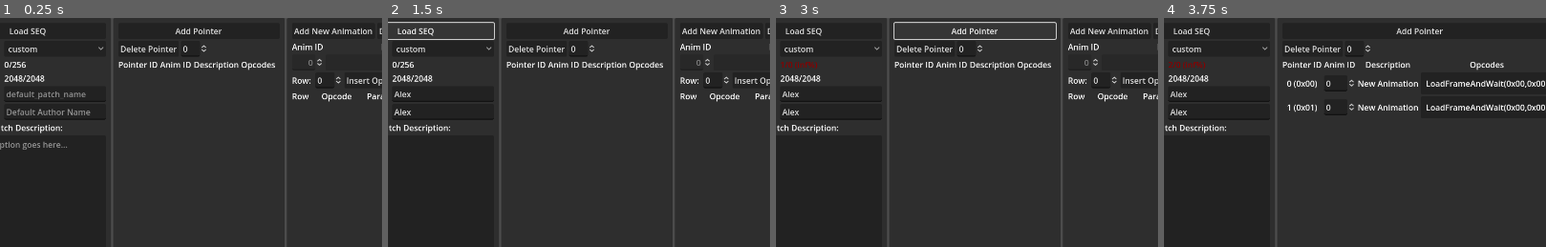
Above: before the commit, frames 1-4 (left to right).
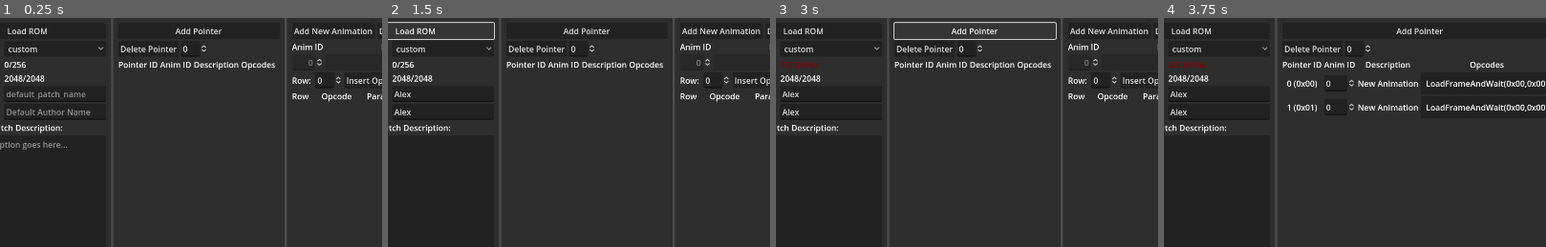
Above: after the commit, the same moments.

Repository: mrgudenheim/fftae
Game: Godot game, scene res://src/main.tscn
The game is run twice, just before and just after one commit, with the same random seed, the same clock (stepped at 60 frames per second) and the same inputs.
Inputs (mouse positions are % of the whole screen's width and height, from its top left):
- Up to frame 1 (0.25 s): no input
- Up to frame 2 (1.5 s): click (14, 17) at 0.52 s; type "Alex" at 0.6 s; click (14, 20) at 0.75 s; type "Alex" at 0.83 s; click (11, 58) at 0.98 s; type "Alex" at 1.07 s; click (11, 3) at 1.25 s, where only the run before the commit has a clickable "Load SEQ"
- Up to frame 3 (3 s): click (11, 3) at 2 s, where only the run after the commit has a clickable "Load ROM"; click "Add Pointer" at 2.75 s
- Up to frame 4 (3.75 s): click "Add New Animation" at 3.5 s
The pictures show only the part of the screen within x 7-57%, y 0-50%; the shares and areas given below are measured in that part.

The runs differ from the first frame. In frame 1, 0.2% of the frame differs, in the area x 2-13%, y 4-8%; in frame 2, 0.2%; in frame 3, 0.2%; in frame 4, 0.2%.
Error before the commit: Out of bounds get index '0' (on base: 'Array[Sequence]') (res://src/main.gd:215)
Error after the commit: Out of bounds get index '0' (on base: 'Array[Sequence]') (res://src/main.gd:249)

Commit message:
added getting file_record data from rom

Diff:
--- /dev/null
+++ b/src/file_formats/file_record.gd
@@ -0,0 +1,27 @@
+class_name FileRecord
+
+# http://wiki.osdev.org/ISO_9660#Directories
+const OFFSET_RECORD_LENGTH: int = 0
+const OFFSET_SECTOR_LOCATION: int = 2 # 8 bytes both-endian
+const OFFSET_SIZE: int = 10 # 8 bytes both-endian
+const OFFSET_FLAGS: int = 25
+const OFFSET_NAME_LENGTH: int = 32 # in num characters, includes the ending characters ';1', so actual file name length is 2 shorter
+const OFFSET_NAME: int = 33
+
+var record_length: int = 0
+var sector_location: int = 0
+var size: int = 0
+var flags: int = 0
+var name_length: int = 0 # in num characters, includes the ending characters ';1', so actual file name length is 2 shorter
+var name: String = ""
+
+func _init(record: PackedByteArray) -> void:
+	record_length = record.decode_u8(OFFSET_RECORD_LENGTH)
+	sector_location = record.decode_u32(OFFSET_SECTOR_LOCATION)
+	size = record.decode_u32(OFFSET_SIZE)
+	flags = record.decode_u8(OFFSET_FLAGS)
+	name_length = record.decode_u8(OFFSET_NAME_LENGTH)
+	name = record.slice(OFFSET_NAME, OFFSET_NAME + name_length - 2).get_string_from_ascii()
+
+func _to_string() -> String:
+	return name + ": " + str(sector_location) + "," + str(size)
--- a/src/main.gd
+++ b/src/main.gd
@@ -2,8 +2,10 @@
 extends Control
 
 static var ae: FFTae
+static var rom:PackedByteArray = []
 
 @export var settings_ui: SettingsUi
+@export var load_rom_dialog: FileDialog
 @export var load_file_dialog: FileDialog
 @export var save_xml_button: Button
 @export var save_xml_dialog: FileDialog
@@ -22,9 +24,14 @@
 
 # (sector location * bytes_per_sector) + bytes_per_sector_header
 # https://ffhacktics.com/wiki/BATTLE/
-static var metadata_start_sector: int = 56436
-
-# location in full ROM
+static var directory_start_sector: int = 56436
+static var directory_data_sectors: PackedInt32Array = [56436, 56437, 56438, 56439, 56440, 56441]
+const OFFSET_RECORD_DATA_START: int = 0x60
+var file_records: Dictionary = {}
+
+# location of file size (4 bytes) in full ROM
+# the 4 bytes after are also the file size, but in big-endian format
+# sector location (aka LBA) of the file is the 8 bytes before this (both-endian format)
 var seq_metadata_size_offsets: Dictionary = {
 	"arute": 0x07e96dd0,
 	"cyoko": 0x07e97100,
@@ -80,15 +87,15 @@
 	bytes_per_sector = data_bytes_per_sector + bytes_per_sector_header + bytes_per_sector_footer
 	for key: String in seq_metadata_size_offsets.keys():
 		var sector: int = seq_metadata_size_offsets[key] / bytes_per_sector
-		var sector_delta: int = sector - metadata_start_sector
+		var sector_delta: int = sector - directory_start_sector
 		var sector_split_bytes: int = sector_delta * (bytes_per_sector_header + bytes_per_sector_footer)
-		seq_metadata_size_offsets[key] = seq_metadata_size_offsets[key] - (metadata_start_sector * bytes_per_sector) - sector_split_bytes - bytes_per_sector_header
+		seq_metadata_size_offsets[key] = seq_metadata_size_offsets[key] - (directory_start_sector * bytes_per_sector) - sector_split_bytes - bytes_per_sector_header
 
 	for key: String in shp_metadata_size_offsets.keys():
 		var sector: int = shp_metadata_size_offsets[key] / bytes_per_sector
-		var sector_delta: int = sector - metadata_start_sector
+		var sector_delta: int = sector - directory_start_sector
 		var sector_split_bytes: int = sector_delta * (bytes_per_sector_header + bytes_per_sector_footer)
-		shp_metadata_size_offsets[key] = shp_metadata_size_offsets[key] - (metadata_start_sector * bytes_per_sector) - sector_split_bytes - bytes_per_sector_header
+		shp_metadata_size_offsets[key] = shp_metadata_size_offsets[key] - (directory_start_sector * bytes_per_sector) - sector_split_bytes - bytes_per_sector_header
 
 	settings_ui.patch_type_options.clear()
 	settings_ui.patch_type_options.add_item("custom")
@@ -97,25 +104,52 @@
 		settings_ui.patch_type_options.add_item(key)
 
 
+func _on_load_rom_pressed() -> void:
+	load_rom_dialog.visible = true
+
+
 func _on_load_rom_dialog_file_selected(path: String) -> void:
-
-	# for each SEQ in ROM
-	seq = Seq.new()
-	seq.set_data_from_seq_file(path)
-
-	# for each SHP in ROM
-	var shp = Shp.new()
-
-
-	# for each SPR in ROM
-	# create bmp?
-
-	settings_ui.on_seq_data_loaded(seq)
-	save_xml_button.disabled = false
-	save_seq_button.disabled = false
-
-	populate_animation_list(animation_list_container, seq)
-	populate_opcode_list(opcode_list_container, settings_ui.animation_name_options.selected)
+	rom = FileAccess.get_file_as_bytes(path)
+
+	file_records.clear()
+	for directory_sector: int in directory_data_sectors:
+		var offset_start: int = 0
+		if directory_sector == directory_data_sectors[0]:
+			offset_start = OFFSET_RECORD_DATA_START
+		var directory_start: int = directory_sector * bytes_per_sector
+		var directory_data: PackedByteArray = rom.slice(directory_start, directory_start + data_bytes_per_sector + bytes_per_sector_header)
+
+		var byte_index: int = offset_start + bytes_per_sector_header
+		while byte_index < data_bytes_per_sector + bytes_per_sector_header:
+			var record_length: int = directory_data.decode_u8(byte_index)
+			var record_data: PackedByteArray = directory_data.slice(byte_index, byte_index + record_length)
+			var record: FileRecord = FileRecord.new(record_data)
+			file_records[record.name] = record
+
+			byte_index += record_length
+			if directory_data.decode_u8(byte_index) == 0: # end of data, rest of sector will be padded with zeros
+				break
+
+	for record: FileRecord in file_records.values():
+		push_warning(record.to_string())
+
+	## for each SEQ in ROM
+	#seq = Seq.new()
+	#seq.set_data_from_seq_file(path)
+	#
+	## for each SHP in ROM
+	#var shp := Shp.new()
+	#
+	#
+	## for each SPR in ROM
+	## create bmp?
+	#
+	#settings_ui.on_seq_data_loaded(seq)
+	#save_xml_button.disabled = false
+	#save_seq_button.disabled = false
+	#
+	#populate_animation_list(animation_list_container, seq)
+	#populate_opcode_list(opcode_list_container, settings_ui.animation_name_options.selected)
 
 
 func _on_load_seq_pressed() -> void:
@@ -149,7 +183,7 @@
 
 	var seq_file: String = settings_ui.patch_type_options.get_item_text(settings_ui.patch_type_options.selected)
 	var xml_size_location_start: String = '<Location offset="%08x" ' % seq_metadata_size_offsets[seq_file]
-	xml_size_location_start += ('sector="%x">' % metadata_start_sector)
+	xml_size_location_start += ('sector="%x">' % directory_start_sector)
 	var bytes_size: String = '%04x' % seq.toal_length
 	bytes_size = bytes_size.right(2) + bytes_size.left(2)
 	var xml_size_location_end: String = '</Location>'
@@ -248,7 +282,7 @@
 
 		# update text for new animation pointed at
 		anim_id_spinbox.value_changed.connect(
-			func(new_value):
+			func(new_value: int) -> void:
 				seq_local.sequence_pointers[index] = new_value
 				var new_sequence: Sequence = seq_local.sequences[new_value]
 				description_label.text = new_sequence.seq_name
--- a/src/main.tscn
+++ b/src/main.tscn
@@ -8,7 +8,7 @@
 
 [sub_resource type="LabelSettings" id="LabelSettings_bugng"]
 
-[node name="Main" type="Control" node_paths=PackedStringArray("settings_ui", "load_file_dialog", "save_xml_button", "save_xml_dialog", "save_seq_button", "save_seq_dialog", "animation_list_container", "opcode_list_container")]
+[node name="Main" type="Control" node_paths=PackedStringArray("settings_ui", "load_rom_dialog", "load_file_dialog", "save_xml_button", "save_xml_dialog", "save_seq_button", "save_seq_dialog", "animation_list_container", "opcode_list_container")]
 layout_mode = 3
 anchors_preset = 15
 anchor_right = 1.0
@@ -18,7 +18,8 @@
 theme = ExtResource("1_13w5h")
 script = ExtResource("1_lyv0c")
 settings_ui = NodePath("HBoxContainer/SettingsPanel")
-load_file_dialog = NodePath("HBoxContainer/SettingsPanel/MarginContainer/VBoxContainer/Load SEQ/LoadFileDialog")
+load_rom_dialog = NodePath("HBoxContainer/SettingsPanel/MarginContainer/VBoxContainer/LoadRom/LoadRomDialog")
+load_file_dialog = NodePath("HBoxContainer/SettingsPanel/MarginContainer/VBoxContainer/LoadSEQ/LoadFileDialog")
 save_xml_button = NodePath("HBoxContainer/SettingsPanel/MarginContainer/VBoxContainer/SaveAsXml")
 save_xml_dialog = NodePath("HBoxContainer/SettingsPanel/MarginContainer/VBoxContainer/SaveAsXml/SaveXmlDialog")
 save_seq_button = NodePath("HBoxContainer/SettingsPanel/MarginContainer/VBoxContainer/SaveAsSEQ")
@@ -54,12 +55,29 @@
 [node name="VBoxContainer" type="VBoxContainer" parent="HBoxContainer/SettingsPanel/MarginContainer"]
 layout_mode = 2
 
-[node name="Load SEQ" type="Button" parent="HBoxContainer/SettingsPanel/MarginContainer/VBoxContainer"]
+[node name="LoadRom" type="Button" parent="HBoxContainer/SettingsPanel/MarginContainer/VBoxContainer"]
+layout_mode = 2
+text = "Load ROM
+"
+
+[node name="LoadRomDialog" type="FileDialog" parent="HBoxContainer/SettingsPanel/MarginContainer/VBoxContainer/LoadRom"]
+auto_translate_mode = 1
+title = "Open a File"
+initial_position = 1
+size = Vector2i(500, 400)
+ok_button_text = "Open"
+file_mode = 0
+access = 2
+filters = PackedStringArray("*.bin")
+use_native_dialog = true
+
+[node name="LoadSEQ" type="Button" parent="HBoxContainer/SettingsPanel/MarginContainer/VBoxContainer"]
+visible = false
 layout_mode = 2
 text = "Load SEQ
 "
 
-[node name="LoadFileDialog" type="FileDialog" parent="HBoxContainer/SettingsPanel/MarginContainer/VBoxContainer/Load SEQ"]
+[node name="LoadFileDialog" type="FileDialog" parent="HBoxContainer/SettingsPanel/MarginContainer/VBoxContainer/LoadSEQ"]
 title = "Open a File"
 initial_position = 1
 size = Vector2i(500, 400)
@@ -315,8 +333,10 @@
 text = "Param3"
 horizontal_alignment = 1
 
-[connection signal="pressed" from="HBoxContainer/SettingsPanel/MarginContainer/VBoxContainer/Load SEQ" to="." method="_on_load_seq_pressed"]
-[connection signal="file_selected" from="HBoxContainer/SettingsPanel/MarginContainer/VBoxContainer/Load SEQ/LoadFileDialog" to="." method="_on_load_file_dialog_file_selected"]
+[connection signal="pressed" from="HBoxContainer/SettingsPanel/MarginContainer/VBoxContainer/LoadRom" to="." method="_on_load_rom_pressed"]
+[connection signal="file_selected" from="HBoxContainer/SettingsPanel/MarginContainer/VBoxContainer/LoadRom/LoadRomDialog" to="." method="_on_load_rom_dialog_file_selected"]
+[connection signal="pressed" from="HBoxContainer/SettingsPanel/MarginContainer/VBoxContainer/LoadSEQ" to="." method="_on_load_seq_pressed"]
+[connection signal="file_selected" from="HBoxContainer/SettingsPanel/MarginContainer/VBoxContainer/LoadSEQ/LoadFileDialog" to="." method="_on_load_file_dialog_file_selected"]
 [connection signal="item_selected" from="HBoxContainer/SettingsPanel/MarginContainer/VBoxContainer/Info/PatchType" to="HBoxContainer/SettingsPanel" method="_on_patch_type_item_selected"]
 [connection signal="pressed" from="HBoxContainer/SettingsPanel/MarginContainer/VBoxContainer/SaveAsXml" to="." method="_on_save_as_xml_pressed"]
 [connection signal="file_selected" from="HBoxContainer/SettingsPanel/MarginContainer/VBoxContainer/SaveAsXml/SaveXmlDialog" to="." method="_on_save_xml_dialog_file_selected"]
